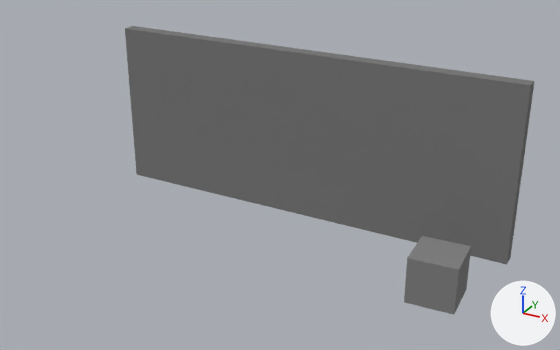
Two versions of the Blender file 03 - Scenes/fb_abstract_scene3.blend, one commit apart.
Both versions are drawn from a 50 mm camera at (23.2, -31.1, 25.4) aimed at (2.4, 6.7, 6.4). Every picture has the same lights, and +X, +Y and +Z are marked at lower right.

Names of what the first picture shows: 'Cube_proxy', 'Cube_proxy.001'.
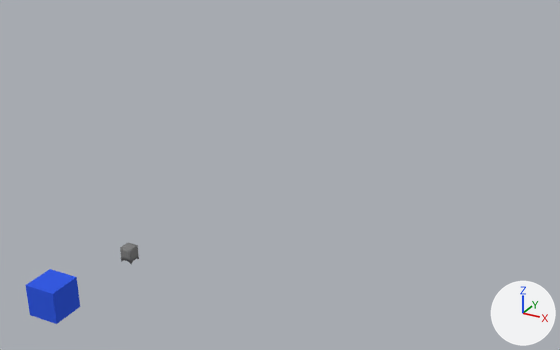
The edits, one by one:
Material 'Material.001' (mat_material_001) changes colour from grey #838383 to blue #365ce7; in linear values from (0.227, 0.227, 0.227) to (0.0375, 0.108, 0.8).
Material 'Material.012' (mat_material_012) is new.
Its base color is (0.227, 0.227, 0.227) (grey #838383).
me_cube_001 is used by ob_cube_proxy; location (12.2, 8.27, 1.5); rotation (0.0, 0.0, -1.515), in degrees (0, 0, -87); scale (1.5, 1.5, 1.5).
me_cube_001 had 8 vertices, 6 faces and spanned x -1.0..1.0, y -1.0..1.0, z -1.0..1.0.
me_cube_001 no longer uses material mat_material_001 (grey #838383).
me_cube_001 now has 98 vertices, 96 faces and spans x -1.0..1.0, y -1.0..1.0, z -1.66..1.0.
Part 1, on me_cube_001:
4 vertices are removed from x -1.0..1.0, y -1.0..1.0, z -1.0.
6 faces are deleted.
21 vertices are added at x -1.0..1.0, y -1.0..1.0, z -1.66..0.5.
6 new vertices lie (0.0, -0.5, 0.0) away from vertices in x -1.0..1.0, y 1.0, z 0.0..1.0.
7 new vertices lie (-0.5, 0.0, 0.0) away from vertices in x 1.0, y -1.0..1.0, z 0.0..1.0.
8 new vertices lie (0.0, 0.0, -0.5) away from vertices in x -1.0..1.0, y -1.0..1.0, z 0.0.
9 new vertices lie (0.0, -0.5, 0.0) away from vertices in x -1.0..1.0, y 0.5, z -0.5..1.0.
10 new vertices lie (-0.5, 0.0, 0.0) away from vertices in x 0.5, y -1.0..1.0, z -0.5..1.0.
10 new vertices lie (0.0, 0.5, 0.0) away from vertices in x -1.0..1.0, y -1.0, z -0.5..1.0.
11 new vertices lie (0.5, 0.0, 0.0) away from vertices in x -1.0, y -1.0..1.0, z -0.5..1.0.
12 new vertices lie (0.0, 0.0, -0.71) away from vertices in x -1.0..1.0, y -1.0..1.0, z -0.5.
96 new faces join them.
me_cube_001 part 2: the surface is now shaded smooth.
me_cube_001 now uses material mat_material_012 (grey #838383).
Mesh me_cube_1 is new.
It is a box spanning x -1.0..1.0, y -1.0..1.0, z -1.0..1.0.
It uses material mat_material_001 (blue #365ce7).
Object 'Cube_proxy.001' (ob_cube_proxy_001) is deleted.
Object 'Cube_proxy' (ob_cube_proxy) moves from (12.2, 8.27, 1.5) to (-6.83, 3.12, 0.4).
Object 'Cube_proxy' (ob_cube_proxy) turns from (0, 0, -87) to (0, 0, 180) degrees about x, y and z.
Object 'Cube_proxy' (ob_cube_proxy) is rescaled from (1.5, 1.5, 1.5) to (0.4, 0.4, 0.4).
Object 'enemy_proxy' (ob_enemy_proxy) is new; it shows me_cube_1.
Its location is (-6.64, -3.91, 1.0).
Its rotation in degrees is (0, 0, 182).

Changed parts and their boxes [x1, y1, x2, y2] in the pictures (560 x 350 px):
'Cube_proxy.001', deleted
    before: [125, 26, 534, 265]
'Cube_proxy', recoloured, reshaped, moved, turned, rescaled
    before: [404, 236, 471, 315]
    after: [120, 243, 139, 264]
'enemy_proxy', added (blue)
    after: [25, 269, 80, 324]
part 1 of me_cube_001, built on
    before: [404, 236, 471, 315]
    after: [120, 243, 139, 264]
